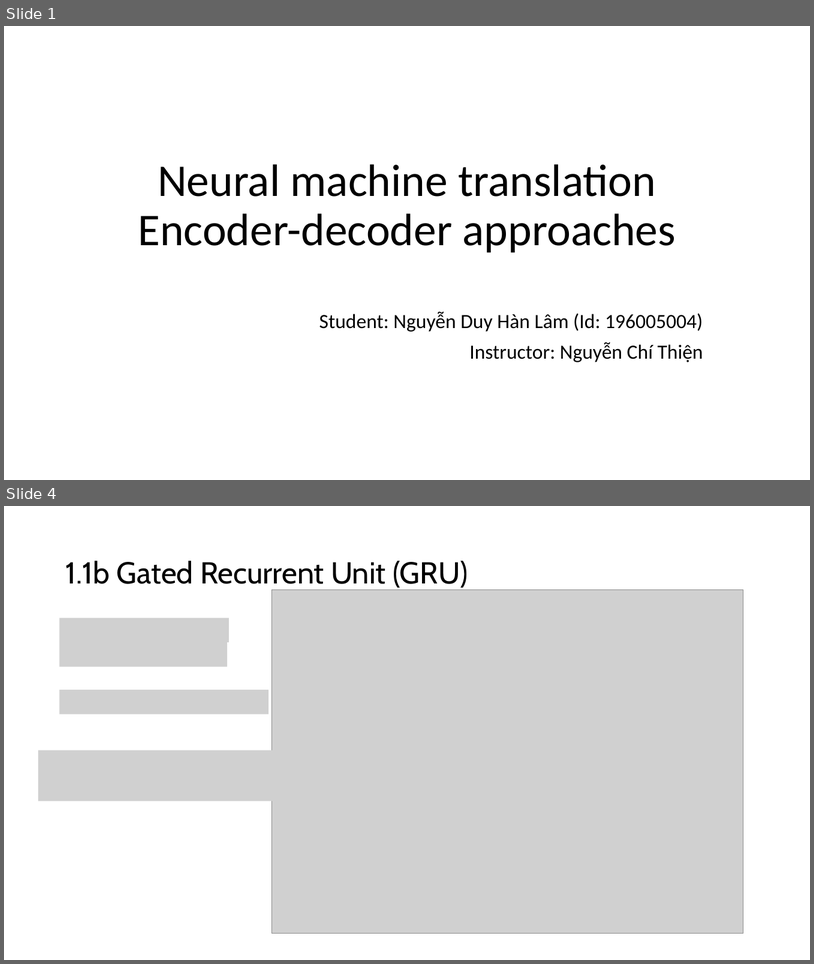
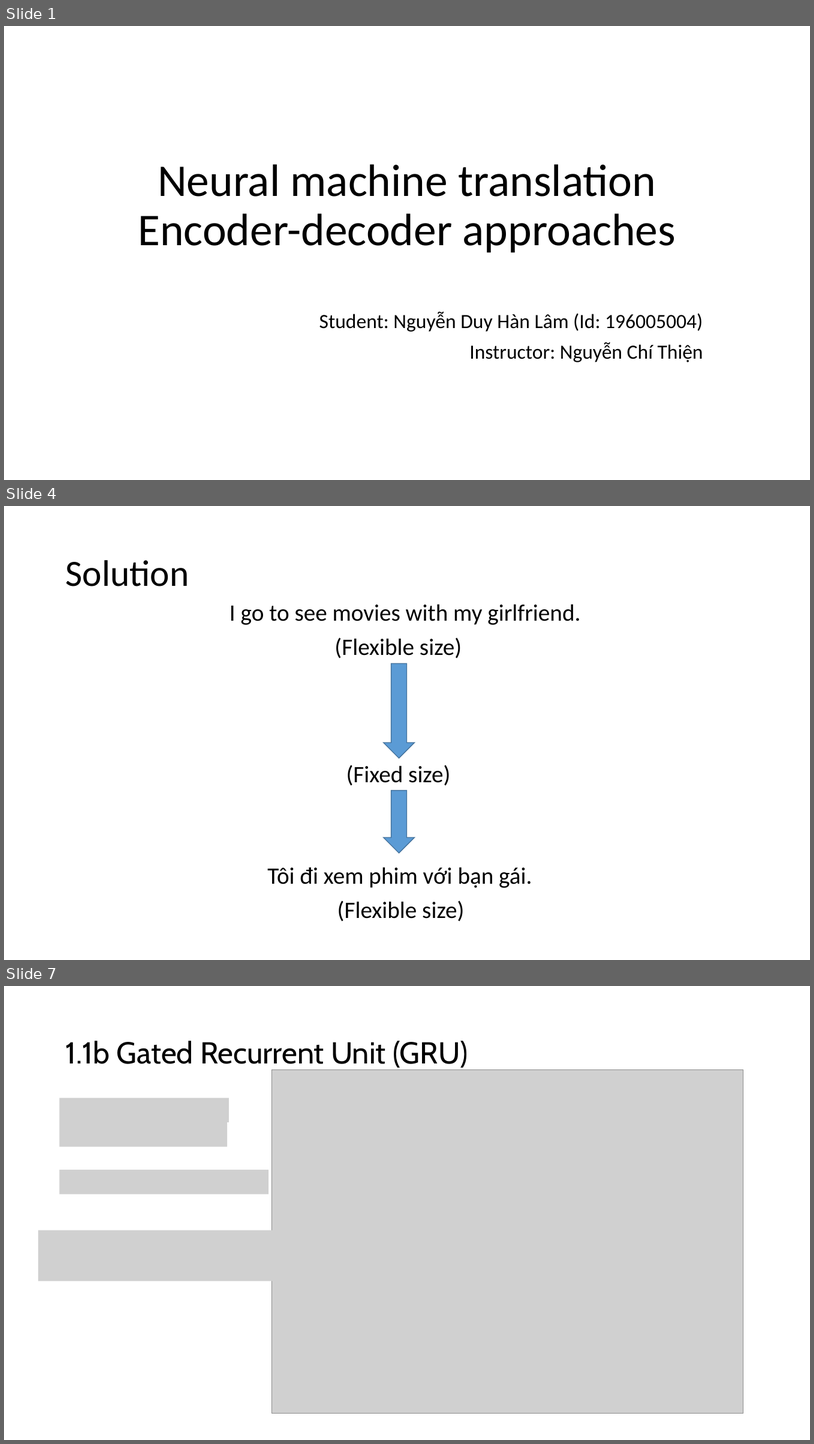
Before and after one commit to nguyenduyhanlam/PTXS-GTNN, a slide deck: encoder_decoder.pptx. Shown one above the other, each under a label of ours: slides 1 and 4 before the commit, slides 1, 4 and 7 after it; the slides between them are not shown. The pictures are 814x964 and 814x1444 pixels, drawn with LibreOffice and Linux fonts; fonts in the diff are those of the drawing; grey boxes stand for pictures. Boxes give left, top, right and bottom in pixels: in the first picture for what was removed or moved away, otherwise in the second. Text is boxed around its words. In the diff, an @@ line names an element or a change of style, - is before the commit and + after.

```diff
--- a/encoder_decoder.pptx
+++ b/encoder_decoder.pptx
@@ slide 4 added at <box>4,506,810,960</box>, background #FFFFFF @@
@@ title added at <box>65,560,189,586</box>, 44 pt, text #000000 @@
+Solution
@@ text added at <box>230,604,581,625</box>, 28 pt, text #000000 @@
+I go to see movies with my girlfriend.
@@ text added at <box>335,637,462,658</box>, 28 pt, text #000000 @@
+(Flexible size)
@@ down arrow added at <box>384,663,415,757</box>, fill #5B9BD5, outline #43739E 1 pt @@
@@ text added at <box>347,765,450,786</box>, 28 pt, text #000000 @@
+(Fixed size)
@@ down arrow added at <box>384,790,415,853</box>, fill #5B9BD5, outline #43739E 1 pt @@
@@ text added at <box>267,867,532,888</box>, 28 pt, text #000000 @@
+Tôi đi xem phim với bạn gái.
@@ text added at <box>338,900,464,921</box>, 28 pt, text #000000 @@
+(Flexible size)
@@ what was slide 4 is now slide 7 @@
```
Also in this commit, not shown: 5 slides changed, 2 other slides added, 2 other files.
